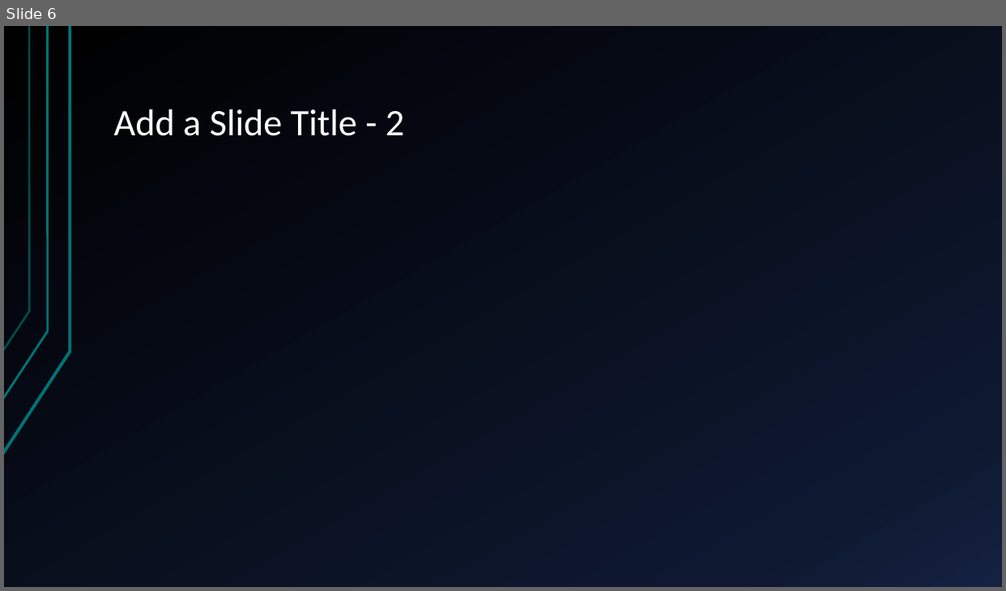
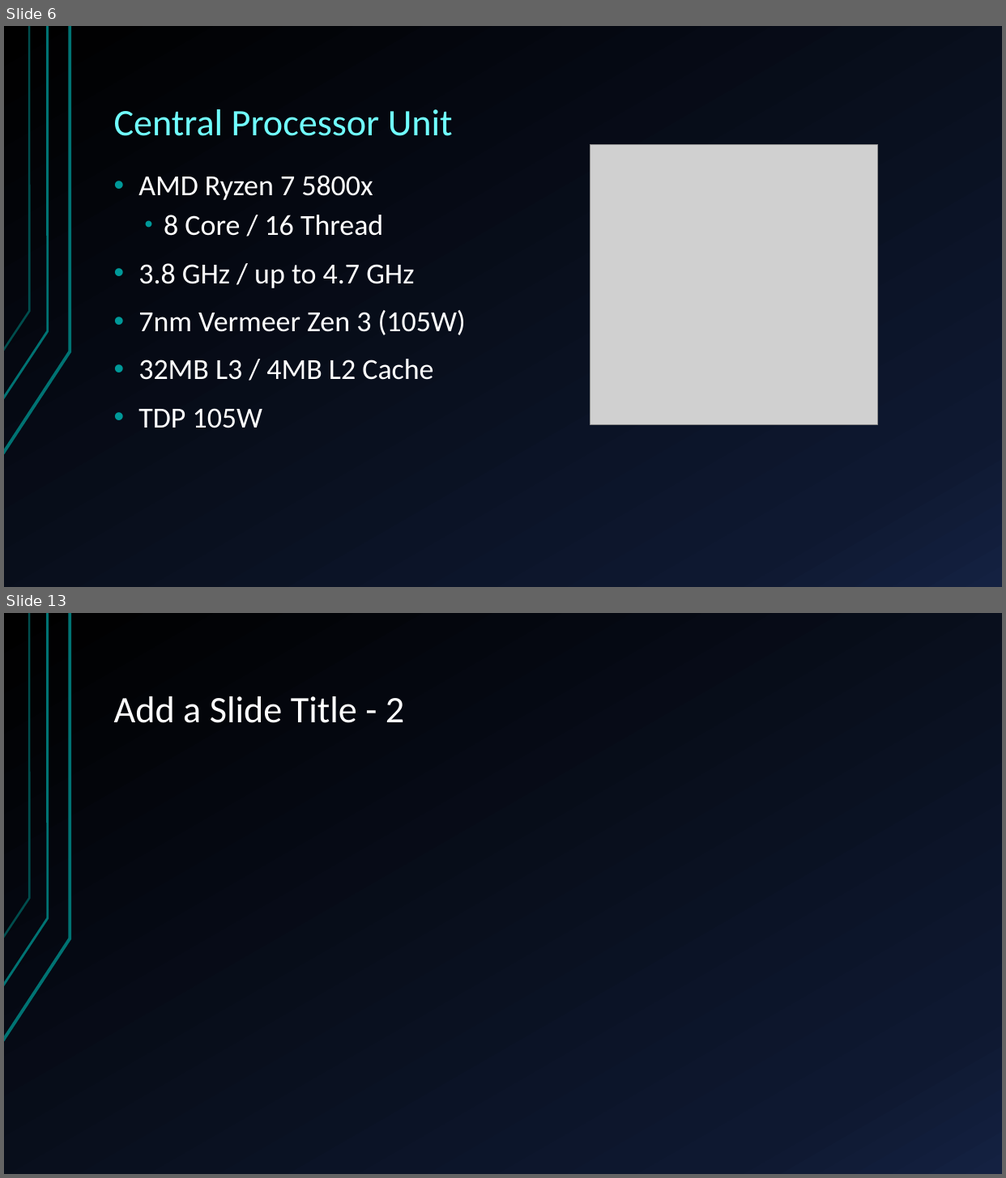
Before and after one commit to Ploppa-Smurph/ctec112_IT_HardwareSupport, a slide deck: buildPC.pptx. Shown one above the other, each under a label of ours: slide 6 before the commit, slides 6 and 13 after it; the slides between them are not shown. The pictures are 1006x591 and 1006x1178 pixels, drawn with LibreOffice and Linux fonts; fonts in the diff are those of the drawing; grey boxes stand for pictures. Boxes give left, top, right and bottom in pixels: in the first picture for what was removed or moved away, otherwise in the second. Text is boxed around its words. In the diff, an @@ line names an element or a change of style, - is before the commit and + after.

```diff
--- a/buildPC.pptx
+++ b/buildPC.pptx
@@ slide 6 added at box(4, 26, 1002, 587), background gradient #000000 to #0F1931 to #142242; not listed: 3 template elements that a slide beside it also shows @@
@@ title added at box(114, 109, 453, 136), 36 pt, text #70FFFF @@
+Central Processor Unit
@@ picture added at box(590, 144, 877, 425) @@
@@ text added at box(138, 175, 466, 429), 28 pt, text #FFFFFF @@
+• AMD Ryzen 7 5800x
+  • 8 Core / 16 Thread
+• 3.8 GHz / up to 4.7 GHz
+• 7nm Vermeer Zen 3 (105W)
+• 32MB L3 / 4MB L2 Cache
+• TDP 105W
@@ what was slide 6 is now slide 13 @@
```
Also in this commit, not shown: 3 slides changed, 8 other slides added, 7 slides removed, 1 other file.
